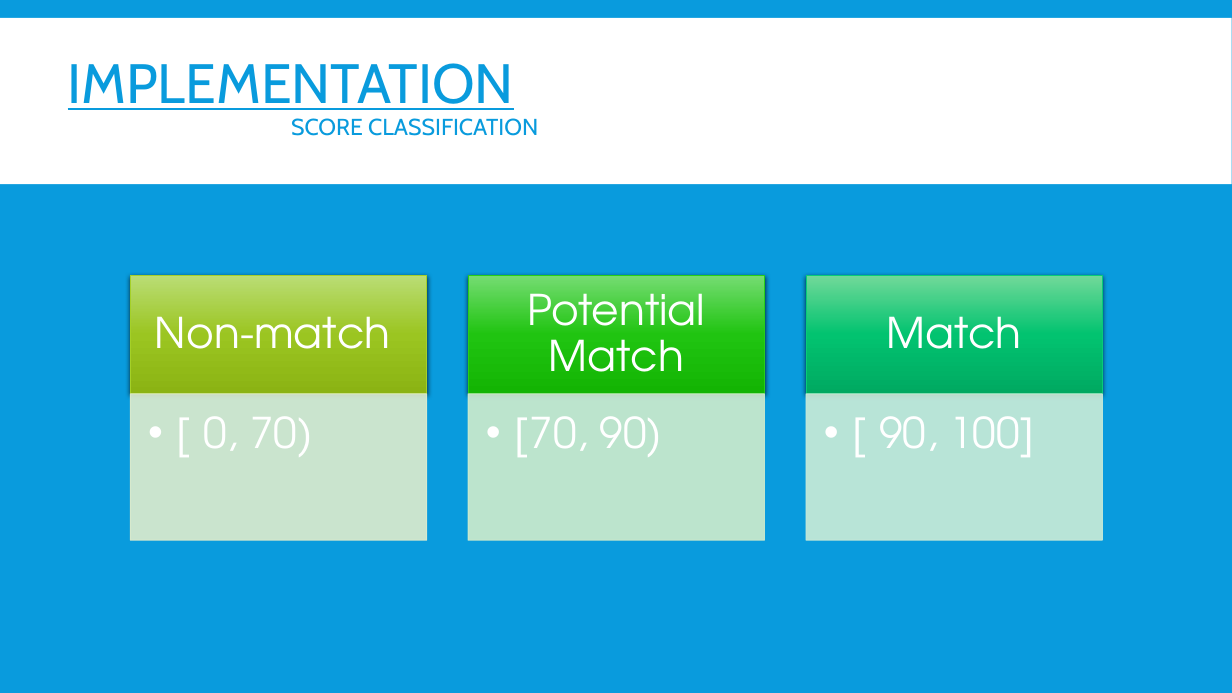
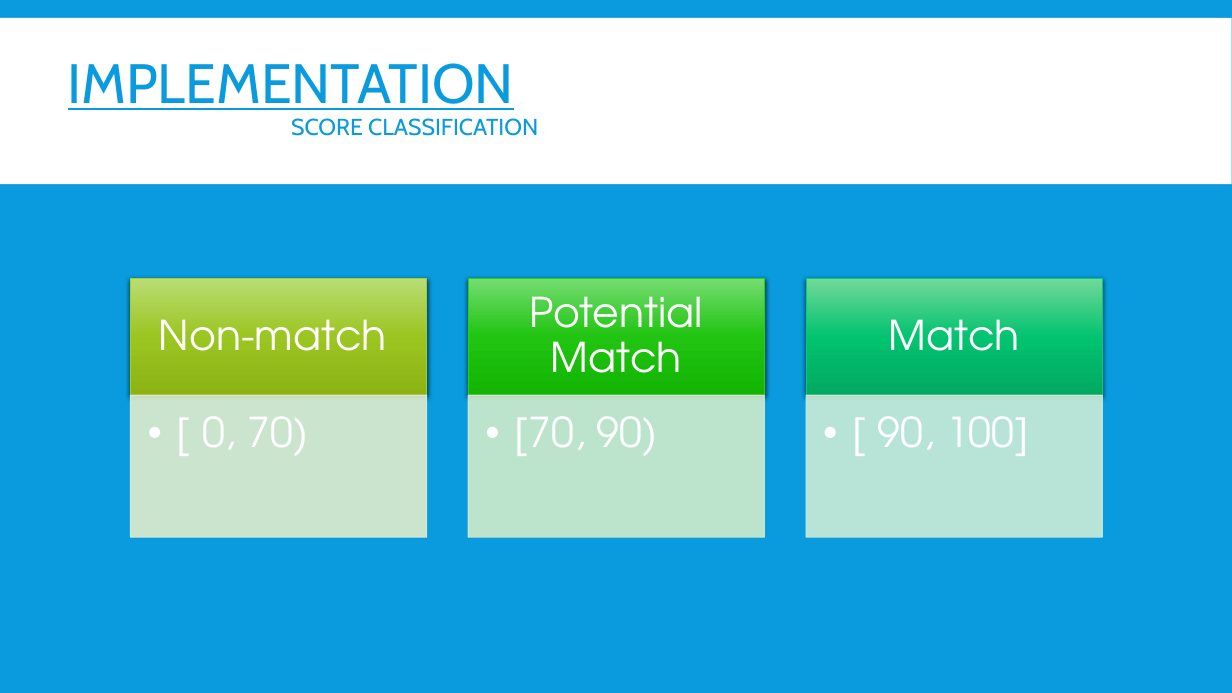
Before and after one commit to OryGregS/SeniorProject, a slide deck: slide 15 of docs/FuzzyRecordLinkage.pptx. Drawn at 1232x693 pixels with LibreOffice and Linux fonts; fonts in the diff are those of the drawing. Boxes give left, top, right and bottom in pixels: in the first picture for what was removed or moved away, otherwise in the second. Text is boxed around its words. In the diff, an @@ line names an element or a change of style, - is before the commit and + after.

```diff
--- a/docs/FuzzyRecordLinkage.pptx
+++ b/docs/FuzzyRecordLinkage.pptx
@@ size 33 to 32 pt in 6 elements at box(202, 416, 309, 456), box(514, 416, 658, 456), box(878, 416, 1029, 456), box(158, 319, 387, 351), box(530, 296, 703, 373), box(888, 307, 1019, 351) @@
```
Also in this commit, not shown: 4 other slides changed, 5 other files.
